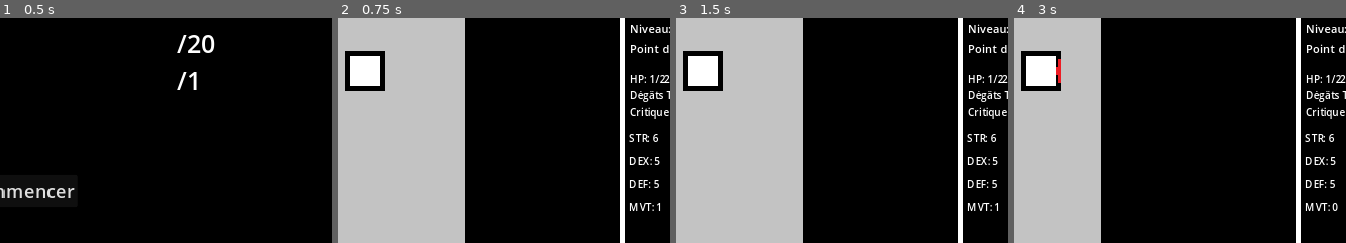
Above: before the commit, frames 1-4 (left to right).
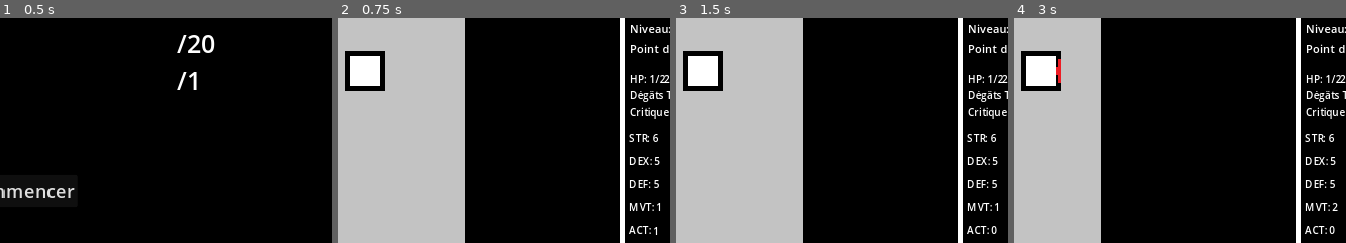
Above: after the commit, the same moments.

Repository: Deklou/Donjon_Not_Finale
Game: Godot game, scene res://root.tscn
The game is run twice, just before and just after one commit, with the same random seed, the same clock (stepped at 60 frames per second) and the same inputs.
Inputs (mouse positions are % of the whole screen's width and height, from its top left):
- Up to frame 1 (0.5 s): no input
- Up to frame 2 (0.75 s): click "Commencer" at 0.5 s
- Up to frame 3 (1.5 s): click "Attaquer" at 1.25 s
- Up to frame 4 (3 s): click "Ramasser" at 2 s; tap Enter at 2.75 s; move the mouse to (67, 45) at 2.77 s; hold D (right) from 2.78 s (still down); click (67, 45) at 2.92 s
The pictures show only the part of the screen within x 36-86%, y 38-88%; the shares and areas given below are measured in that part.

Frame 1 is identical in both runs. In frame 2, 0.1% of the frame differs, in the area x 87-97%, y 92-97%; in frame 3, 0.2%; in frame 4, 0.2%, in the area x 87-98%, y 82-96%.

Commit message:
implémentation système point d'action

Diff:
--- a/Autoload/Game_State.gd
+++ b/Autoload/Game_State.gd
@@ -40,10 +40,19 @@
 	else:
 		GameData.player_current_movement_point = 0
 
+func player_has_acted(): #c'est ici qu'est régit le comportement des points d'actions quand le joueur agit
+	if GameData.player_current_action_point > 0:
+		GameData.player_current_action_point = GameData.player_current_action_point - 1
+	else:
+		GameData.player_current_action_point = 0
+
 func player_turn_end():
 	if not EntitiesState.enemy_triggered_list.is_empty():
+		if GameState.is_ennemy_turn == false and GameData.player_current_movement_point == 0 and GameData.player_current_action_point == 0:
+			GameState.is_ennemy_turn = true
+	else:
 		if GameState.is_ennemy_turn == false and GameData.player_current_movement_point == 0:
-			GameState.is_ennemy_turn = true
+			GameData.player_current_movement_point = GameData.player_MAX_movement_point
 	StatsSystem.update_stats()
 	EntitiesState.update_stats.emit()
 
@@ -52,6 +61,7 @@
 		GameState.is_ennemy_turn = false
 		GameData.turn_number = GameData.turn_number + 1
 		GameData.player_current_movement_point = GameData.player_MAX_movement_point
+		GameData.player_current_action_point = GameData.player_MAX_action_point
 	await get_tree().create_timer(0.5).timeout
 	StatsSystem.update_stats()
 	EntitiesState.update_stats.emit()
--- a/Autoload/Inventory.gd
+++ b/Autoload/Inventory.gd
@@ -25,6 +25,7 @@
 				GameData.Item[item_name].Equiped = false
 				GameState.weapon_equipped = false
 		GameState.double_remove_call = true
+	GameState.player_has_acted()
 	StatsSystem.update_stats()
 	GameState.player_turn_end()
 
@@ -40,6 +41,7 @@
 		GameState.weapon_equipped_name = item_name
 		GameData.player_MT_buffer = GameData.player_STR_buffer + GameData.Item[item_name].Value[0]
 		GameData.player_CRT_buffer = GameData.player_CRT_buffer + GameData.Item[item_name].Value[1]
+	GameState.player_has_acted()
 	StatsSystem.update_stats()
 	GameState.player_turn_end()
 
--- a/Entities/Player/grid_player_2.gd
+++ b/Entities/Player/grid_player_2.gd
@@ -8,7 +8,7 @@
 	currPos = $".".position
 
 func _input(event):
-	if GameState.is_ennemy_turn == false:
+	if GameState.is_ennemy_turn == false and GameData.player_current_movement_point > 0:
 		if event.is_action_pressed("right"):
 			$AnimationPlayer.play("walk_right")
 			$RayCast2D.target_position = Vector2(distance,0)
--- a/UI/Player_Profil_UI.gd
+++ b/UI/Player_Profil_UI.gd
@@ -15,6 +15,7 @@
 @onready var UI_stat_DEF : Label = $Player_Stats/DEF
 
 @onready var UI_stat_MVT : Label = $Player_Stats/MVT
+@onready var UI_stat_ACT : Label = $Player_Stats/ACT
 
 ############### ControlNode ##################
 
@@ -80,6 +81,7 @@
 
 
 	UI_stat_MVT.text = "MVT: " + str(GameData.player_current_movement_point)
+	UI_stat_ACT.text = "ACT: " + str(GameData.player_current_action_point)
 
 
 func stat_modifier():
@@ -91,55 +93,61 @@
 	Button_Stats_Control.visible = true
 
 func _on_plus_str_button_pressed():
-	if GameData.player_CP > 0 and GameState.is_ennemy_turn == false:
+	if GameData.player_CP > 0 and GameState.is_ennemy_turn == false and GameData.player_current_action_point > 0:
 		Hbox_Validation.visible = true
 		GameState.Ui_Inventory_is_locked = true #on désactive l'accès à l'inventaire
 		GameData.player_STR_buffer = GameData.player_STR_buffer + 1
 		GameData.player_CP_buffer = GameData.player_CP_buffer - 1
+		GameState.player_has_acted()
 		StatsSystem.update_stats()
 		GameState.player_turn_end()
 func _on_minus_str_button_pressed():
-	if GameData.player_CP >= 0 and GameData.player_STR_buffer > base_player_STR and GameState.is_ennemy_turn == false:
+	if GameData.player_CP >= 0 and GameData.player_STR_buffer > base_player_STR and GameState.is_ennemy_turn == false and GameData.player_current_action_point > 0:
 		Hbox_Validation.visible = true
 		GameState.Ui_Inventory_is_locked = true #on désactive l'accès à l'inventaire
 		GameData.player_STR_buffer = GameData.player_STR_buffer - 1
 		GameData.player_CP_buffer = GameData.player_CP_buffer + 1
+		GameState.player_has_acted()
 		StatsSystem.update_stats()
 		GameState.player_turn_end()
 
 
 func _on_plus_dex_button_pressed():
-	if GameData.player_CP > 0 and GameState.is_ennemy_turn == false:
+	if GameData.player_CP > 0 and GameState.is_ennemy_turn == false and GameData.player_current_action_point > 0:
 		Hbox_Validation.visible = true
 		GameState.Ui_Inventory_is_locked = true #on désactive l'accès à l'inventaire
 		GameData.player_DEX_buffer = GameData.player_DEX_buffer + 1
 		GameData.player_CP_buffer = GameData.player_CP_buffer - 1
+		GameState.player_has_acted()
 		StatsSystem.update_stats()
 		GameState.player_turn_end()
 func _on_minus_dex_button_pressed():
-	if GameData.player_CP >= 0 and GameData.player_DEX_buffer > base_player_DEX and GameState.is_ennemy_turn == false:
+	if GameData.player_CP >= 0 and GameData.player_DEX_buffer > base_player_DEX and GameState.is_ennemy_turn == false and GameData.player_current_action_point > 0:
 		Hbox_Validation.visible = true
 		GameState.Ui_Inventory_is_locked = true #on désactive l'accès à l'inventaire
 		GameData.player_DEX_buffer = GameData.player_DEX_buffer - 1
 		GameData.player_CP_buffer = GameData.player_CP_buffer + 1
+		GameState.player_has_acted()
 		StatsSystem.update_stats()
 		GameState.player_turn_end()
 
 
 func _on_plus_def_button_pressed():
-	if GameData.player_CP > 0 and GameState.is_ennemy_turn == false:
+	if GameData.player_CP > 0 and GameState.is_ennemy_turn == false and GameData.player_current_action_point > 0:
 		Hbox_Validation.visible = true
 		GameState.Ui_Inventory_is_locked = true #on désactive l'accès à l'inventaire
 		GameData.player_DEF_buffer = GameData.player_DEF_buffer + 1
 		GameData.player_CP_buffer = GameData.player_CP_buffer - 1
+		GameState.player_has_acted()
 		StatsSystem.update_stats()
 		GameState.player_turn_end()
 func _on_minus_def_button_pressed():
-	if GameData.player_CP >= 0 and GameData.player_DEF_buffer > base_player_DEF and GameState.is_ennemy_turn == false:
+	if GameData.player_CP >= 0 and GameData.player_DEF_buffer > base_player_DEF and GameState.is_ennemy_turn == false and GameData.player_current_action_point > 0:
 		Hbox_Validation.visible = true
 		GameState.Ui_Inventory_is_locked = true #on désactive l'accès à l'inventaire
 		GameData.player_DEF_buffer = GameData.player_DEF_buffer - 1
 		GameData.player_CP_buffer = GameData.player_CP_buffer + 1
+		GameState.player_has_acted()
 		StatsSystem.update_stats()
 		GameState.player_turn_end()
 
@@ -150,6 +158,7 @@
 	GameState.Ui_Inventory_is_locked = false #on réactive l'accès à l'inventaire
 	Button_Stats_Control.visible = false
 	Hbox_Validation.visible = false
+	GameState.player_has_acted()
 	StatsSystem.update_stats()
 	GameState.player_turn_end()
 
@@ -161,5 +170,6 @@
 	GameData.player_STR_buffer = base_player_STR
 	GameData.player_DEX_buffer = base_player_DEX
 	GameData.player_DEF_buffer = base_player_DEF
+	GameState.player_has_acted()
 	StatsSystem.update_stats()
 	GameState.player_turn_end()
--- a/UI/UI_Inventory.gd
+++ b/UI/UI_Inventory.gd
@@ -24,7 +24,7 @@
 		item_button.pressed.connect(func():validation_menu(item_button, item_name)) #si on sélectionne l'objet
 
 func validation_menu(item_button, item_name):
-	if GameState.is_ennemy_turn == false:
+	if GameState.is_ennemy_turn == false and GameData.player_current_action_point > 0:
 		if GameState.Ui_Inventory_is_locked == true : #Si le flag est vrai, on désactive l'interface
 			return
 		for child in vbox_node.get_children(): #on désactive tous les boutons
@@ -49,7 +49,7 @@
 		cancel_button.pressed.connect(func():_cancel_button())
 
 func _use_button(item_button,item_name): #note: en principe il suffirait juste d'appeler la fonction _remove_button, mais godot veut pas
-	if item_button !=null:  #vérifie si l'item existe
+	if item_button !=null and GameData.player_current_action_point > 0:  #vérifie si l'item existe
 		if GameData.Item[item_name].Type == "Weapon" and GameState.weapon_equipped == true: #Si une arme est équipée, alors on arrête la fonction
 			Logs._log_item("Already_Equiped",item_name)
 			return
@@ -64,7 +64,7 @@
 		validation_node.visible = false #on cache le sous menu
 
 func _remove_button(item_button,item_name):
-	if item_button !=null: #vérifie si l'item existe
+	if item_button !=null and GameData.player_current_action_point > 0: #vérifie si l'item existe
 		Inventory._remove_item(item_name) #on le retire de l'inventaire
 		item_button = null #par précaution de pas delete un bouton déjà supprimé
 		validation_node.visible = false #on cache le sous menu
--- a/UI/interface_down.gd
+++ b/UI/interface_down.gd
@@ -1,7 +1,8 @@
 extends Control
 
 func _on_attack_button_pressed():
-	if GameState.enemy_range_entered == true and GameState.is_ennemy_turn == false:
+	if GameState.enemy_range_entered == true and GameState.is_ennemy_turn == false and GameData.player_current_action_point > 0:
 		EntitiesState.take_damage_to_enemy("Enemy", EntitiesState.enemy_id)
-		StatsSystem.update_stats()
-		GameState.player_turn_end()
+	GameState.player_has_acted()
+	StatsSystem.update_stats()
+	GameState.player_turn_end()
--- a/UI/user_interface.tscn
+++ b/UI/user_interface.tscn
@@ -167,6 +167,10 @@
 [node name="MVT" type="Label" parent="MarginContainer_right/white_bg_right/interface_right/Player_Profil/Player_Stats"]
 layout_mode = 2
 text = "MVT:"
+
+[node name="ACT" type="Label" parent="MarginContainer_right/white_bg_right/interface_right/Player_Profil/Player_Stats"]
+layout_mode = 2
+text = "ACT:"
 
 [node name="Button_Stat" type="Control" parent="MarginContainer_right/white_bg_right/interface_right/Player_Profil/Player_Stats"]
 visible = false
